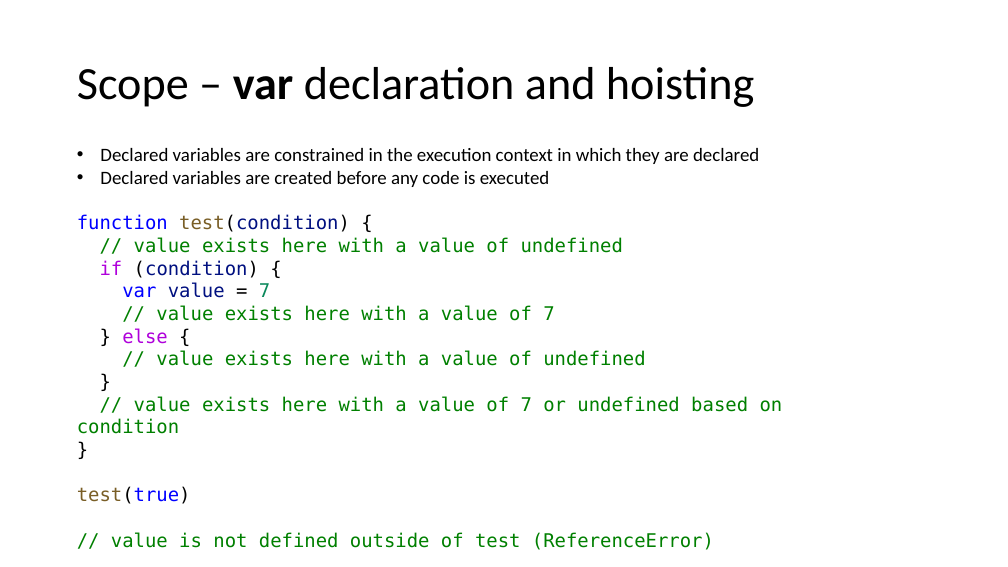
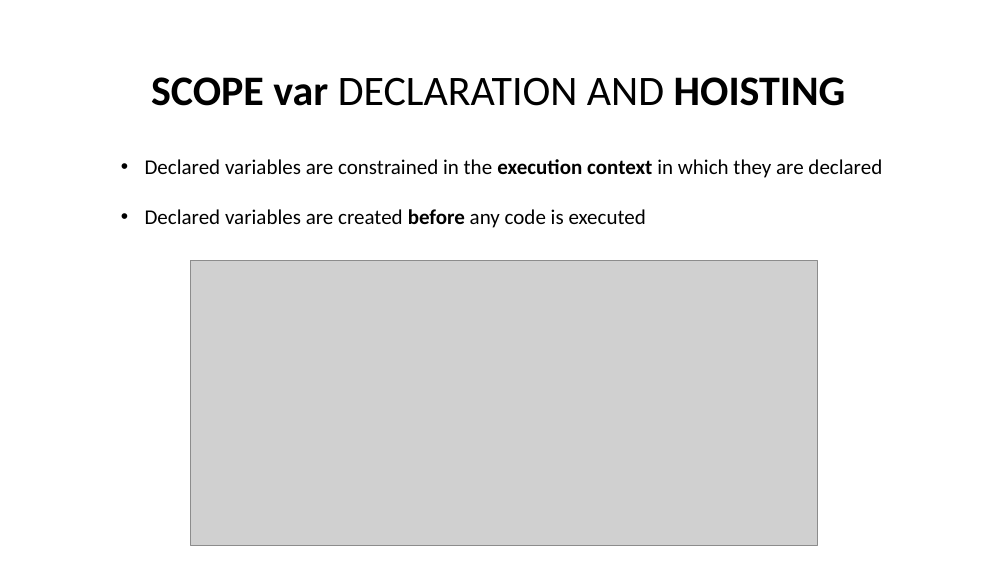
Before and after one commit to NickNaso/nodejs-tsw-2017, a slide deck: slide 17 of slides/nodejs-from-zero-to-hero.pptx (slide 18 before the commit). Drawn at 1008x567 pixels with LibreOffice and Linux fonts; fonts in the diff are those of the drawing; grey boxes stand for pictures. Boxes give left, top, right and bottom in pixels: in the first picture for what was removed or moved away, otherwise in the second. Text is boxed around its words. In the diff, an @@ line names an element or a change of style, - is before the commit and + after.

Commit message:
Updated slides

```diff
--- a/slides/nodejs-from-zero-to-hero.pptx
+++ b/slides/nodejs-from-zero-to-hero.pptx
@@ text "SCOPE var DECLARATION AND HOISTING" at box(151, 77, 846, 106): vertical alignment middle to top @@
@@ text at box(151, 77, 846, 106): text changed; size 44 to 40 pt; bold on @@
-Scope – var declaration and hoisting
+SCOPE var DECLARATION AND HOISTING
@@ text "Declared variables are constrained in ...": place and size @@
-text "Declared variables are constrained in ..." at box(100, 148, 759, 187)
+text "Declared variables are constrained in ..." at box(145, 159, 882, 228)
@@ text "Declared variables are constrained in ..." at box(145, 159, 882, 228): size 18 to 20 pt; bold on in "execution context", "before" @@
@@ text removed at box(77, 214, 783, 550) @@
-function test(condition) {
-// value exists here with a value of undefined
-if (condition) {
-var value = 7
-// value exists here with a value of 7
-} else {
-// value exists here with a value of undefined
-}
-// value exists here with a value of 7 or undefined based on condition
-}
-test(true)
-// value is not defined outside of test (ReferenceError)
@@ picture added at box(191, 261, 817, 546) @@
```
Also in this commit, not shown: 11 other slides changed, 7 slides added, 8 slides removed, 1 other file.
